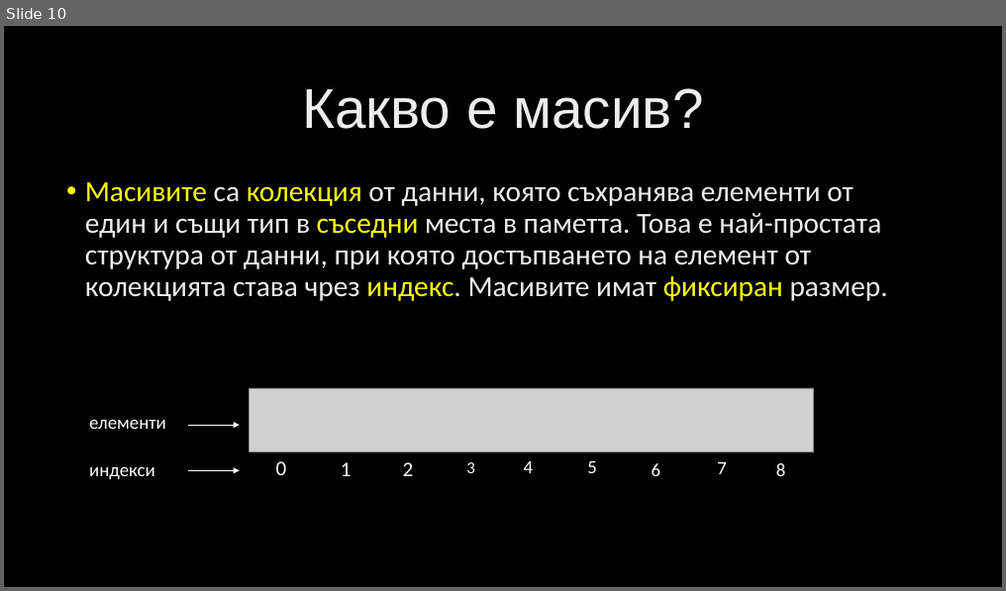
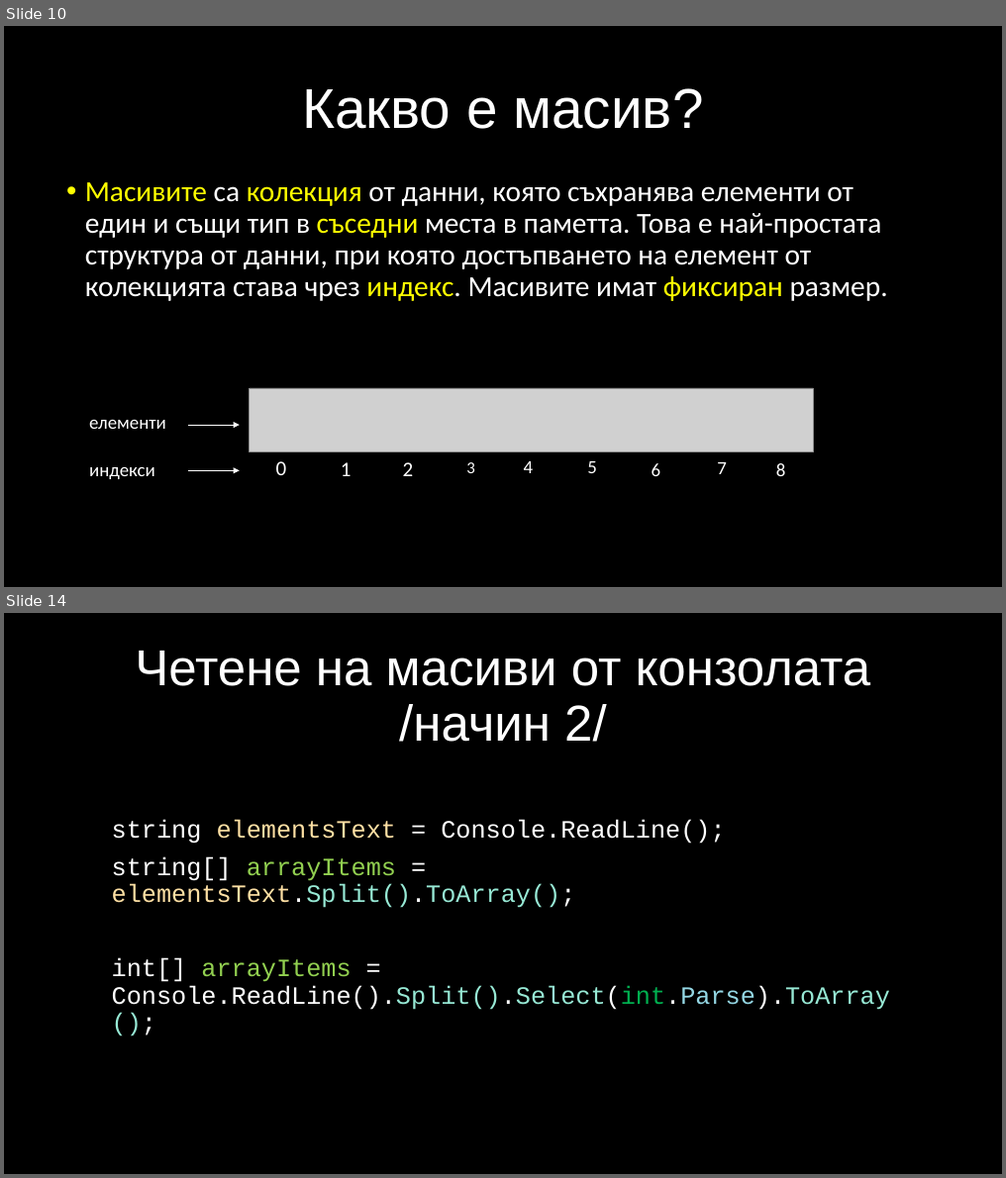
Before and after one commit to velizar92/CSharp-Programming-Presentations, a slide deck: C# Intermediate.pptx. Shown one above the other, each under a label of ours: slide 10 before the commit, slides 10 and 14 after it; the slides between them are not shown. The pictures are 1006x591 and 1006x1178 pixels, drawn with LibreOffice and Linux fonts; fonts in the diff are those of the drawing; grey boxes stand for pictures; background and template pictures are left out. Boxes give left, top, right and bottom in pixels: in the first picture for what was removed or moved away, otherwise in the second. Text is boxed around its words. In the diff, an @@ line names an element or a change of style, - is before the commit and + after.

Commit message:
C# Intermediate -> Array slides + slight color changes

```diff
--- a/C# Intermediate.pptx
+++ b/C# Intermediate.pptx
@@ slide 14 added at [4, 613, 1002, 1174], background picture (left out) @@
@@ title added at [135, 651, 871, 742], 48.6 pt, text #FFFFFF @@
+Четене на масиви от конзолата
+/начин 2/
@@ text added at [112, 820, 890, 1010], 24 pt, text #FFFFFF @@
+string elementsText = Console.ReadLine();
+string[] arrayItems = elementsText.Split().ToArray();
+int[] arrayItems = Console.ReadLine().Split().Select(int.Parse).ToArray();
@@ slide 10 changed as well @@
@@ title "Какво е масив?" at [302, 88, 703, 129]: text colour gradient #BFBFBF to #EDEDED to #FFFFFF to #FFFFFF @@
@@ text "Масивите са колекция от данни, ..." at [85, 182, 888, 301]: text colour gradient #BFBFBF to #EDEDED to #FFFFFF to #FFFFFF in "са от данни, която съхранява елементи от ..." @@
```
Also in this commit, not shown: 9 other slides changed, 5 other slides added.
